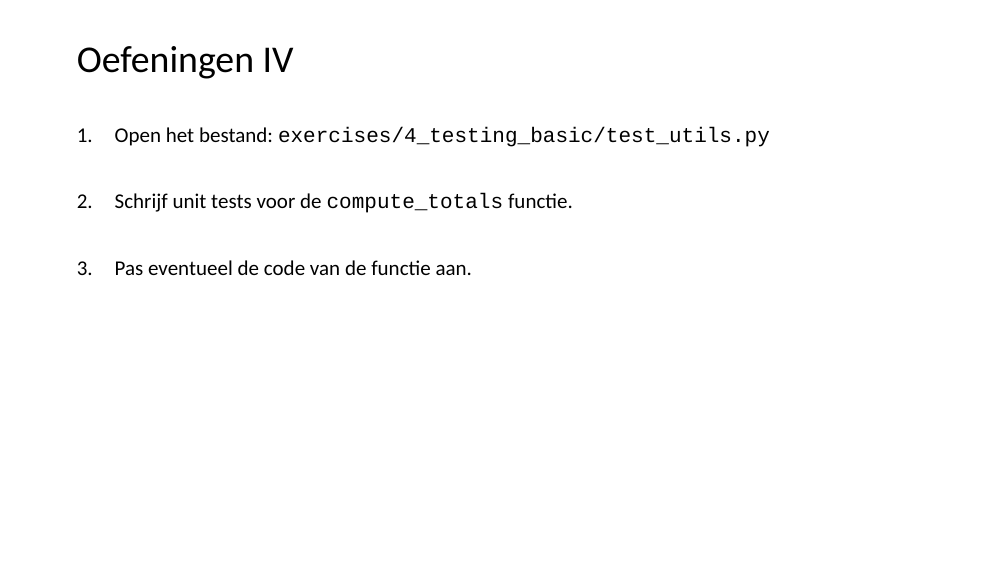
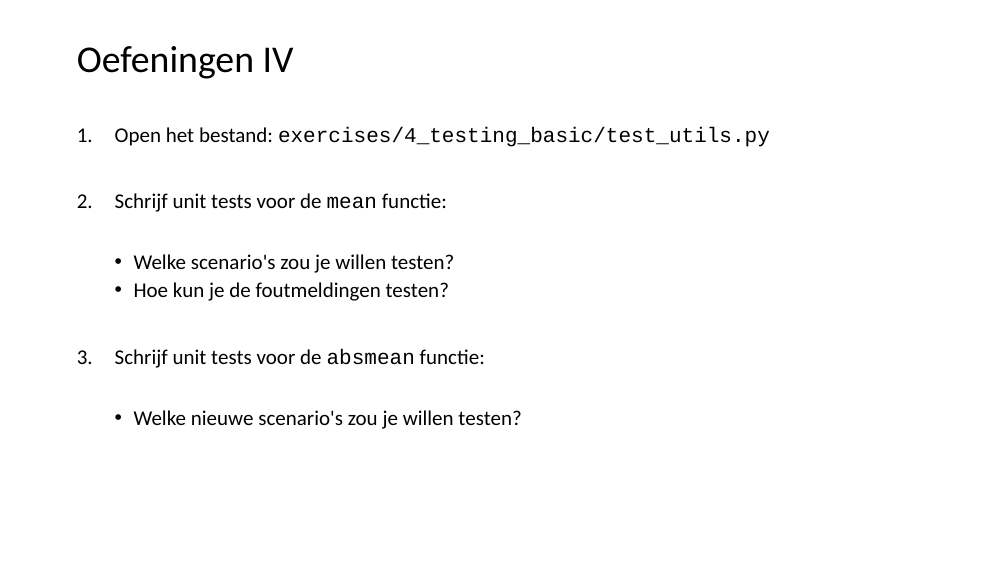
Before and after one commit to LFKoning/knowledge-sharing, a slide deck: slide 49 of python_trainees/2_production_code/python_traineeship_2.pptx (slide 48 before the commit). Drawn at 1008x567 pixels with LibreOffice and Linux fonts; fonts in the diff are those of the drawing. Boxes give left, top, right and bottom in pixels: in the first picture for what was removed or moved away, otherwise in the second. Text is boxed around its words. In the diff, an @@ line names an element or a change of style, - is before the commit and + after.

```diff
--- a/python_trainees/2_production_code/python_traineeship_2.pptx
+++ b/python_trainees/2_production_code/python_traineeship_2.pptx
@@ text at [115,193,521,429]: text changed @@
-2. Schrijf unit tests voor de compute_totals functie.
-3. Pas eventueel de code van de functie aan.
+2. Schrijf unit tests voor de mean functie:
+  • Welke scenario's zou je willen testen?
+  • Hoe kun je de foutmeldingen testen?
+3. Schrijf unit tests voor de absmean functie:
+  • Welke nieuwe scenario's zou je willen testen?
```
Also in this commit, not shown: 25 other slides changed, 1 slide added, 20 other files.
